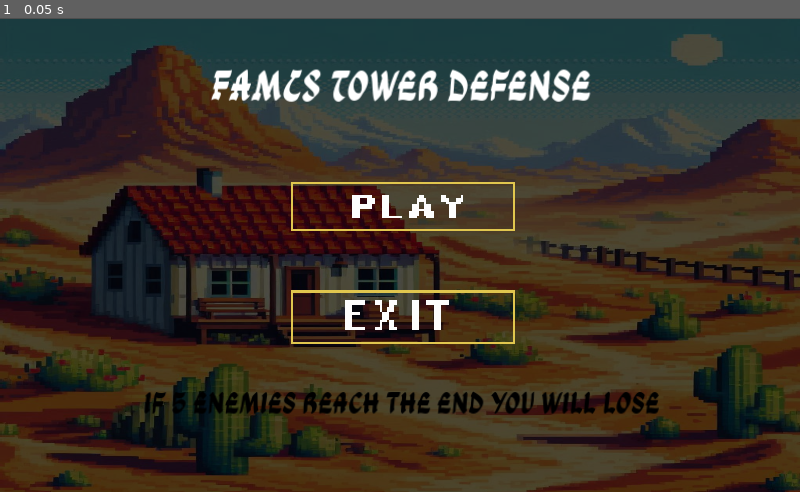
Above: before the commit, frame 1.
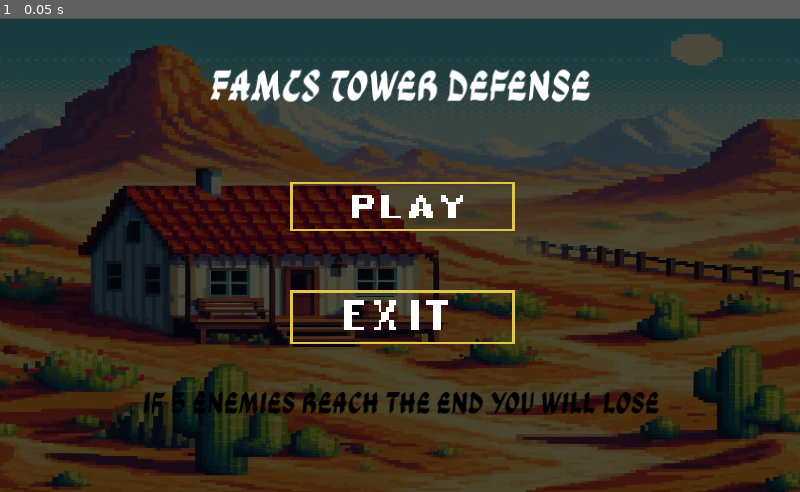
Above: after the commit, the same moment.

Repository: viselogya/FAMCS_TD_GAME_GODOT
Game: Godot game, scene res://menu.tscn
Same seed, same stepped clock (60 frames per second), same inputs: the game is played once before the commit and once after it. Sound files missing from this copy of the repository are replaced by a short silence.
Inputs:
- Up to frame 1 (0.05 s): no input

The runs differ from the first frame. In frame 1, 1.1% of the frame differs, in the area x 0-74%, y 6-98%.

Commit message:
расстянул картинку на весь экран

Diff:
--- a/Levels_menu.tscn
+++ b/Levels_menu.tscn
@@ -33,7 +33,6 @@
 
 [node name="FirstLevelButton" type="TouchScreenButton" parent="Sprite2D2"]
 position = Vector2(0.599998, -9.8)
-scale = Vector2(1, 1)
 shape = SubResource("RectangleShape2D_bxnoh")
 
 [node name="Sprite2D3" type="Sprite2D" parent="."]
@@ -44,7 +43,6 @@
 
 [node name="SecondLevelButton" type="TouchScreenButton" parent="Sprite2D3"]
 position = Vector2(0.799995, -10)
-scale = Vector2(1, 1)
 shape = SubResource("RectangleShape2D_bxnoh")
 
 [node name="Sprite2D4" type="Sprite2D" parent="."]
--- a/menu.gd
+++ b/menu.gd
@@ -1,4 +1,7 @@
 extends Node2D
+
+func _ready():
+	get_tree().root.content_scale_aspect = Window.CONTENT_SCALE_ASPECT_IGNORE
 
 func _on_exit_pressed():
 	get_tree().quit()
